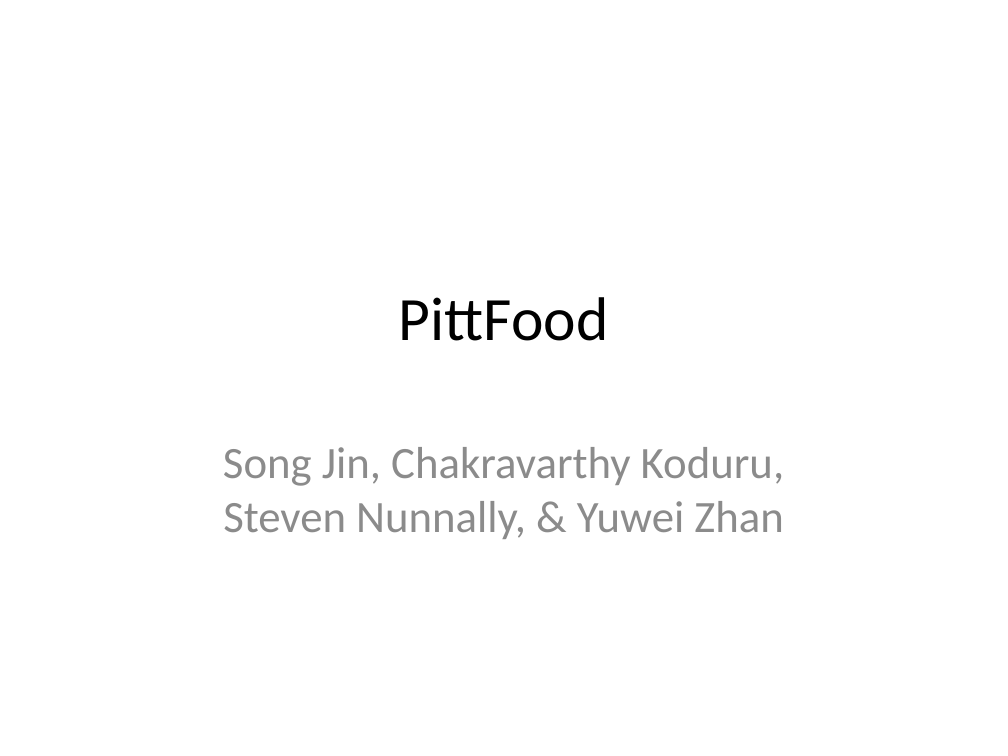
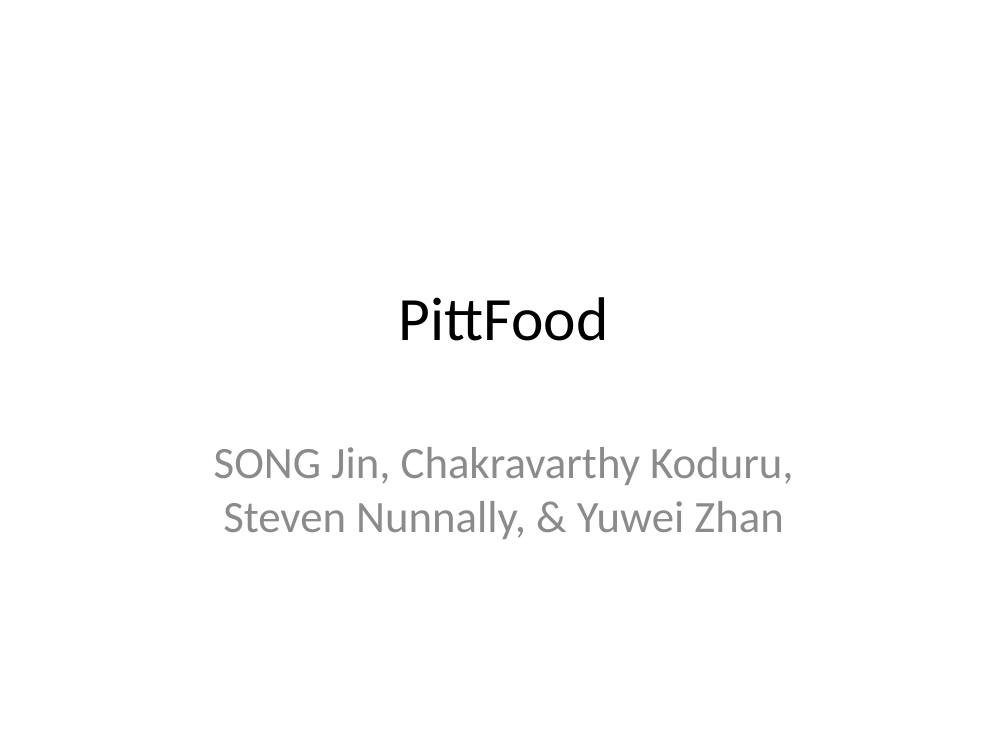
Before and after one commit to neostoic/pittfood, a slide deck: slide 1 of PittFood.pptx. Drawn at 1008x756 pixels with LibreOffice and Linux fonts; fonts in the diff are those of the drawing. Boxes give left, top, right and bottom in pixels: in the first picture for what was removed or moved away, otherwise in the second. Text is boxed around its words. In the diff, an @@ line names an element or a change of style, - is before the commit and + after.

Commit message:
Test change

```diff
--- a/PittFood.pptx
+++ b/PittFood.pptx
@@ subtitle at <box>214,447,793,539</box>: text changed @@
-Song Jin, Chakravarthy Koduru, Steven Nunnally, & Yuwei Zhan
+SONG Jin, Chakravarthy Koduru, Steven Nunnally, & Yuwei Zhan
```
